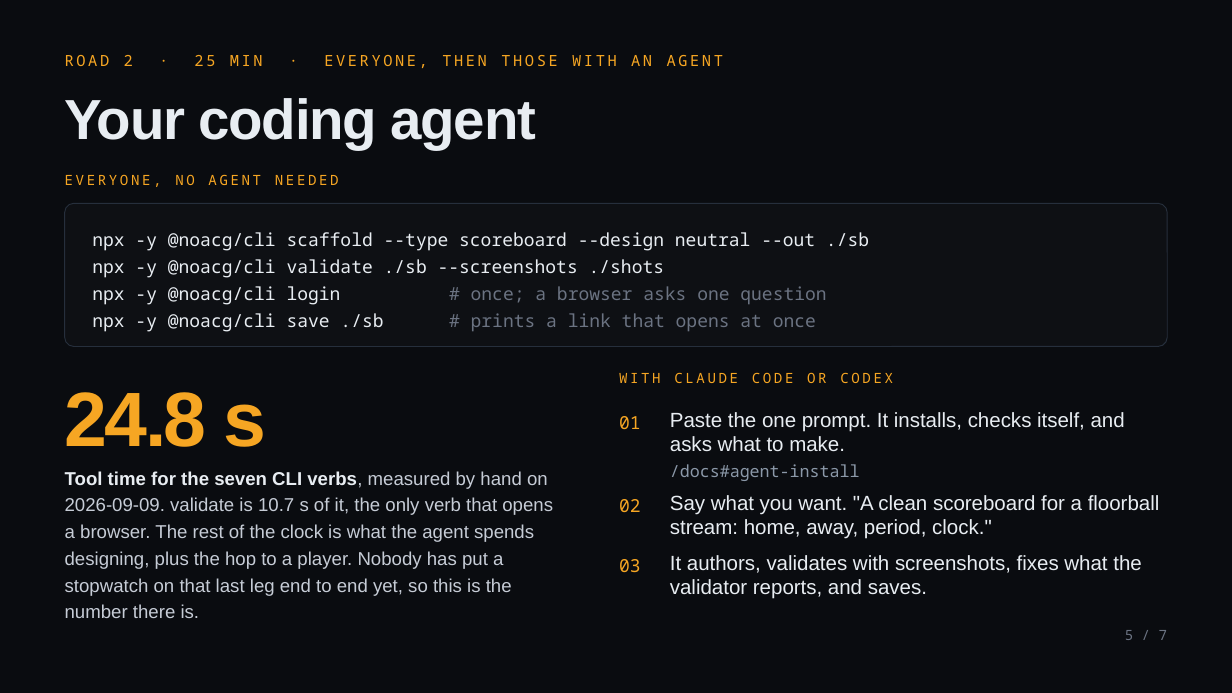
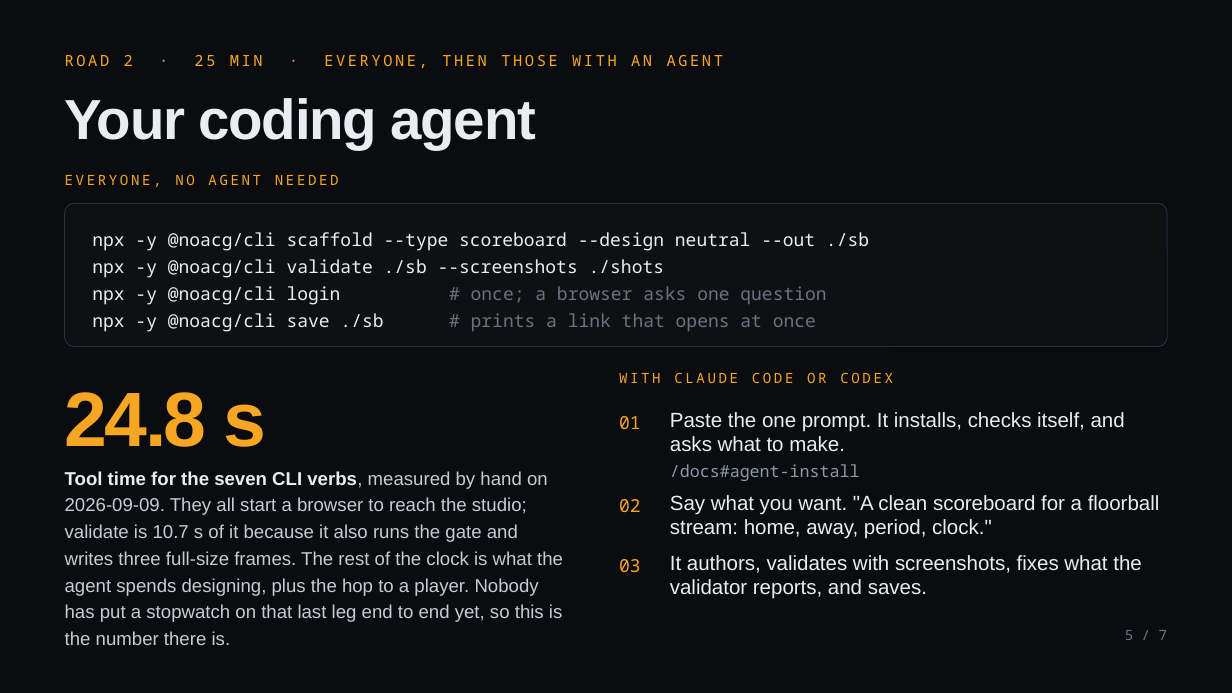
Before and after one commit to NoaCG/NoaCG-Studio, a slide deck: slide 5 of docs/presentation-2026-09-25/NoaCG-2026-09-25.pptx. Drawn at 1232x693 pixels with LibreOffice and Linux fonts; fonts in the diff are those of the drawing. Boxes give left, top, right and bottom in pixels: in the first picture for what was removed or moved away, otherwise in the second. Text is boxed around its words. In the diff, an @@ line names an element or a change of style, - is before the commit and + after.

```diff
--- a/docs/presentation-2026-09-25/NoaCG-2026-09-25.pptx
+++ b/docs/presentation-2026-09-25/NoaCG-2026-09-25.pptx
@@ text at (x1=65, y1=471, x2=563, y2=622): text changed @@
-Tool time for the seven CLI verbs, measured by hand on 2026-09-09. validate is 10.7 s of it, the only verb that opens a browser. The rest of the clock is what the agent spends designing, plus the hop to a player. Nobody has put a stopwatch on that last leg end to end yet, so this is the number there is.
+Tool time for the seven CLI verbs, measured by hand on 2026-09-09. They all start a browser to reach the studio; validate is 10.7 s of it because it also runs the gate and writes three full-size frames. The rest of the clock is what the agent spends designing, plus the hop to a player. Nobody has put a stopwatch on that last leg end to end yet, so this is the number there is.
```
Also in this commit, not shown: 5 other slides changed, 1 other file.
